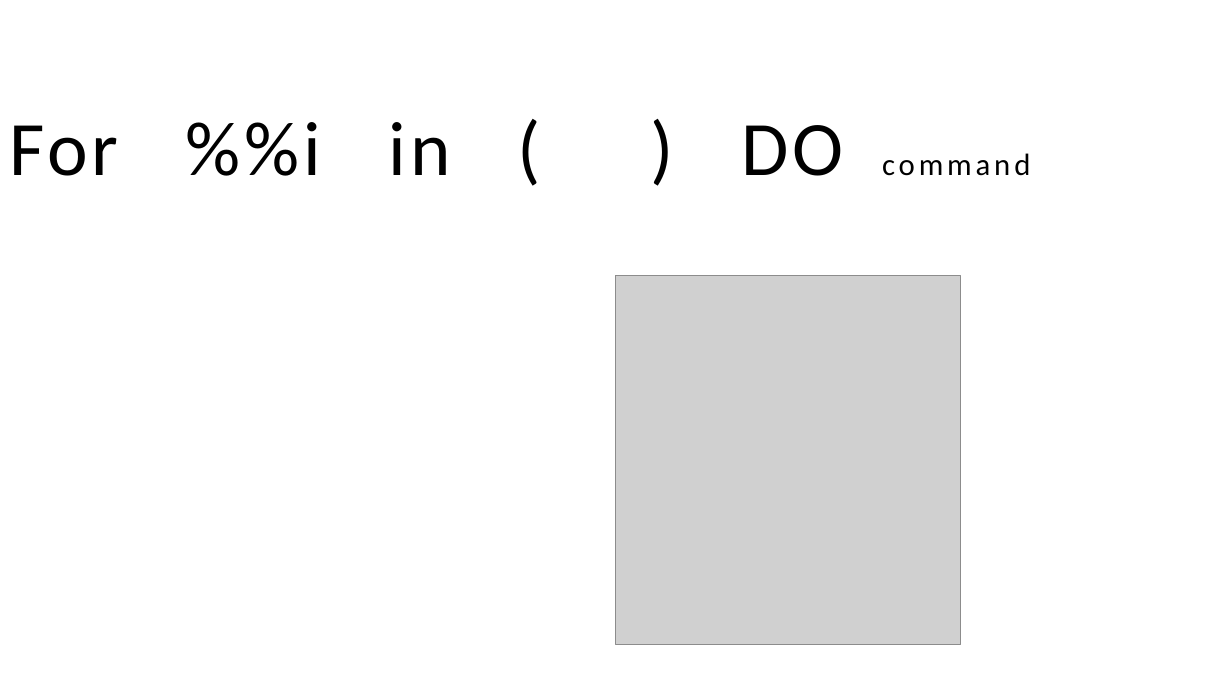
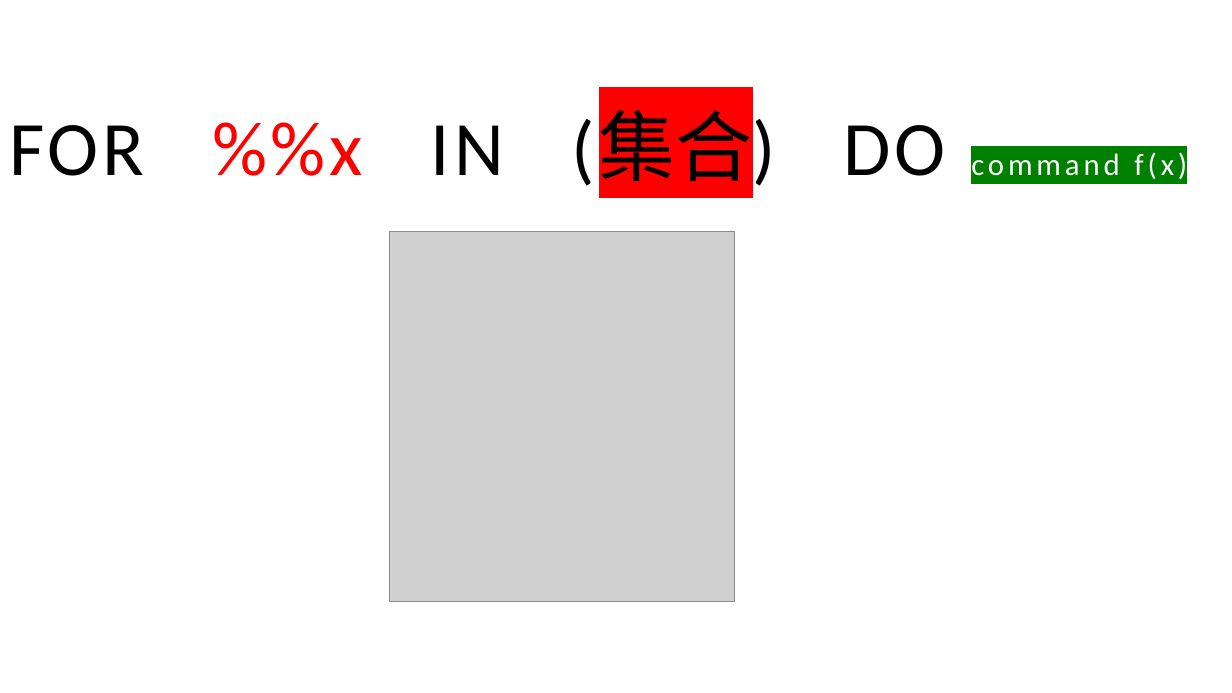
Before and after one commit to bentonglove/DosBatch, a slide deck: slide 6 of Dos Batch Script_Training_2022_Jul.pptx (slide 4 before the commit). Drawn at 1232x693 pixels with LibreOffice and Linux fonts; fonts in the diff are those of the drawing; grey boxes stand for pictures. Boxes give left, top, right and bottom in pixels: in the first picture for what was removed or moved away, otherwise in the second. Text is boxed around its words. In the diff, an @@ line names an element or a change of style, - is before the commit and + after.

```diff
--- a/Dos Batch Script_Training_2022_Jul.pptx
+++ b/Dos Batch Script_Training_2022_Jul.pptx
@@ text at bbox=[9, 111, 1174, 193]: text changed @@
-For %%i in ( ) DO command
+FOR %%x IN (集合) DO command f(x)
@@ picture: place and size @@
-picture at bbox=[616, 275, 961, 645]
+picture at bbox=[390, 232, 735, 602]
```
Also in this commit, not shown: 9 slides added, 3 slides removed, 3 other files.
